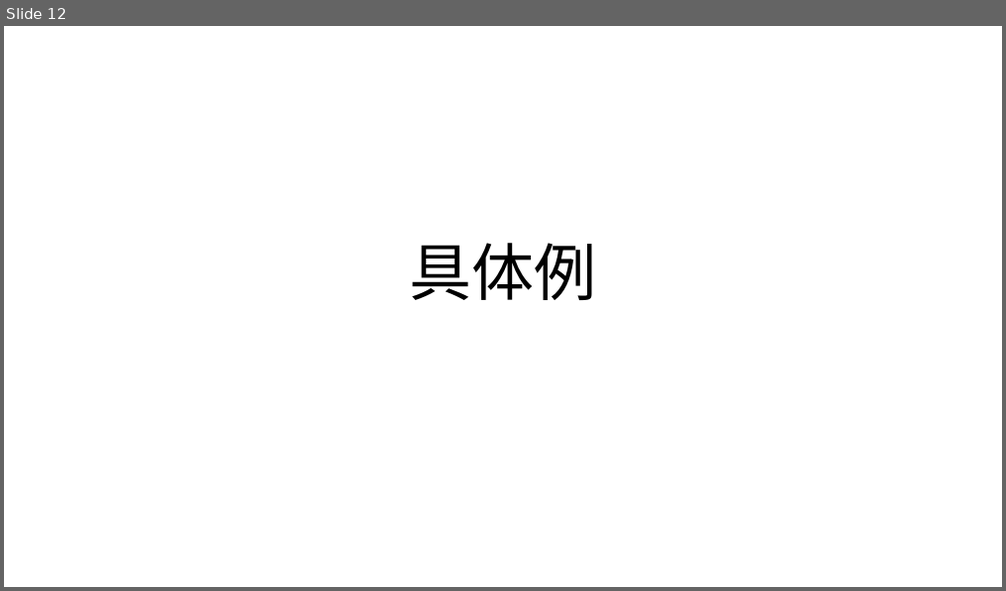
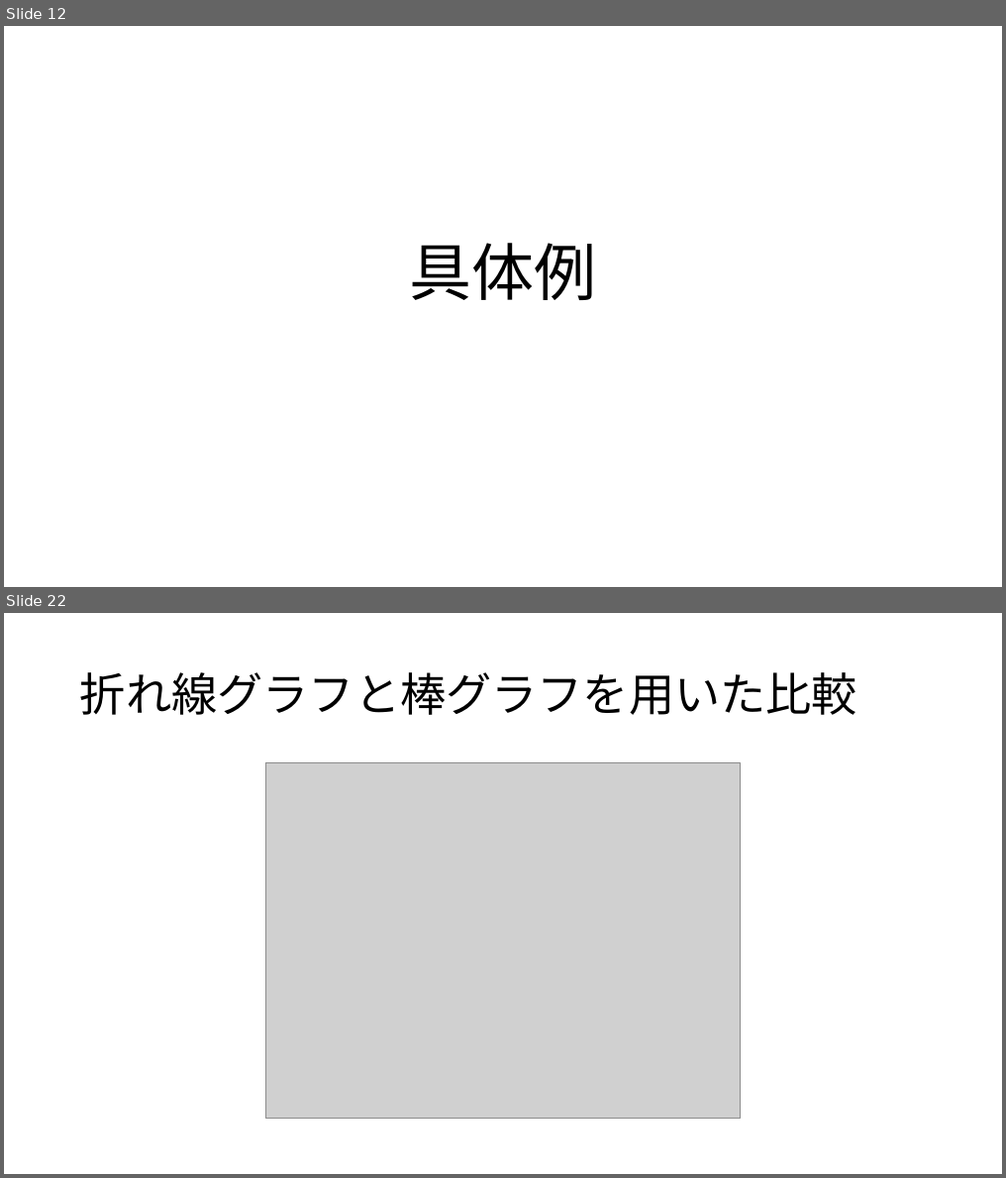
Before and after one commit to erevest-cobalt/3pro, a slide deck: 統計データの可視化.pptx. Shown one above the other, each under a label of ours: slide 12 before the commit, slides 12 and 22 after it; the slides between them are not shown. The pictures are 1006x591 and 1006x1178 pixels, drawn with LibreOffice and Linux fonts; fonts in the diff are those of the drawing; grey boxes stand for pictures. Boxes give left, top, right and bottom in pixels: in the first picture for what was removed or moved away, otherwise in the second. Text is boxed around its words. In the diff, an @@ line names an element or a change of style, - is before the commit and + after.

```diff
--- a/統計データの可視化.pptx
+++ b/統計データの可視化.pptx
@@ slide 22 added at bbox=[4, 613, 1002, 1174], background #FFFFFF @@
@@ title added at bbox=[80, 672, 857, 715], 44 pt, text #000000 @@
+折れ線グラフと棒グラフを用いた比較
@@ picture added at bbox=[265, 762, 740, 1119] @@
```
Also in this commit, not shown: 11 other slides added, 1 other file.
